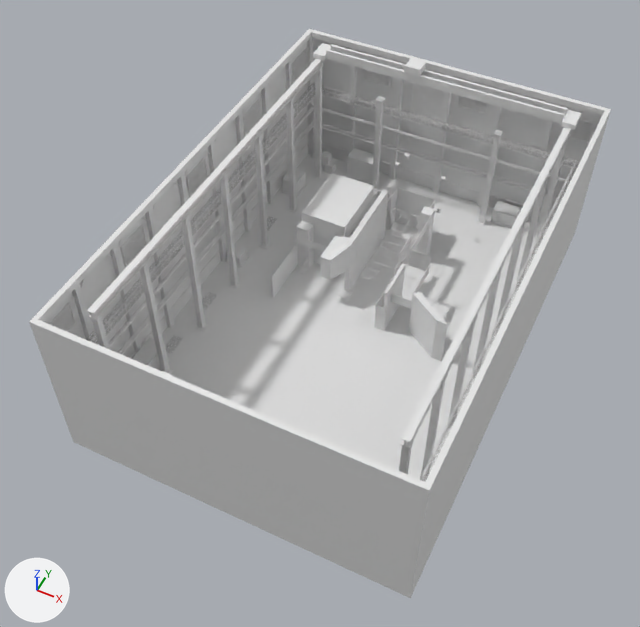
The FBX model Assets/Models/Map3Warehouse.fbx as it was, and as the next commit left it.
Before and after are seen from a 50 mm lens placed at (21.4, -49.0, 58.6), pointed at (-1.1, -3.9, 2.3). Lighting does not change. The marker at lower left points along +X, +Y and +Z. The first picture is the older version. Where no turn or scale is listed for an object, it has been applied to the vertices.

In view in the first picture: 'Env_Catwalk', 'Env_Columns', 'Env_Floor', 'Env_Machinery', 'Env_Pipes', 'Env_SteelFrame', 'Env_Walls', 'Map_Skirts', 'Walls' and 8 more.
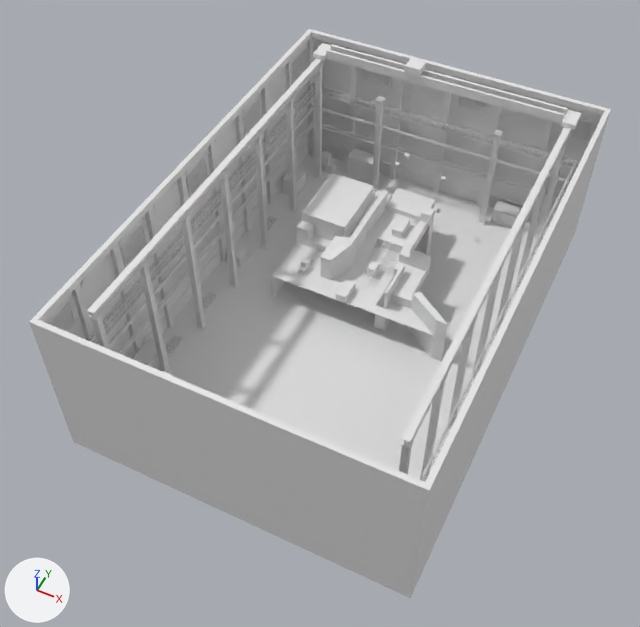
What differs and where, as boxes [x1, y1, x2, y2] in the pictures (640 x 627 px):
'I_Mid', added
    after: [272, 243, 433, 335]
'I_Spawn', added
    after: [368, 188, 434, 264]
'I_Smallparts', added
    after: [299, 191, 425, 301]
'Grates', added
    after: [363, 242, 397, 279]
'Support', added
    after: [367, 261, 379, 277]
'CrateSides', added
    after: [336, 285, 355, 303]

What changed in the scene script:
```text
Add me_mesh_31_005:
    me_mesh_31_005.from_pydata([(-1.5, 0.0, 0.75), (-1.5, 0.0, 0.0), (-0.5, 0.0, 0.0), (-0.5, 0.0, 0.75), (-0.5, 2.0, 0.0), (-0.5, 2.0, 0.75), (-1.5, 2.0, 0.0), (-1.5, 2.0, 0.75)], [], [(0, 1, 2), (0, 2, 3), (4, 5, 3), (4, 3, 2), (5, 4, 6), (5, 6, 7), (1, 0, 7), (1, 7, 6)])
    me_mesh_31_005.materials.append(mat_brick)  # its picture is missing
Add me_mesh_7_005:
    me_mesh_7_005.from_pydata(...)  # 56 vertices, 60 faces; spans x -6.75..5.0, y 0.0..13.5, z 0.0..1.75
    me_mesh_7_005.materials.append(mat_metal)  # its picture is missing
Add me_mesh_37_005:
    me_mesh_37_005.from_pydata(...)  # 12 vertices, 8 faces; spans x -0.25..2.0, y 2.75..8.0, z 1.0
    me_mesh_37_005.materials.append(mat_grate)
Add me_mesh_6_005:
    me_mesh_6_005.from_pydata(...)  # 28 vertices, 28 faces; spans x -2.0..3.0, y 6.0..15.0, z 0.0..2.0
    me_mesh_6_005.materials.append(mat_metal)  # its picture is missing
Add me_mesh_35_005:
    me_mesh_35_005.from_pydata(...)  # a box spanning x -0.25..0.5, y 4.0..5.0, z -3.0..1.0
    me_mesh_35_005.materials.append(mat_brick)  # its picture is missing
Add me_mesh_8_005:
    me_mesh_8_005.from_pydata(...)  # 36 vertices, 35 faces; spans x -8.0..8.0, y 0.0..8.0, z 0.0
    me_mesh_8_005.materials.append(mat_metal)  # its picture is missing
Add ob_cratesides:
    ob_cratesides = bpy.data.objects.new('CrateSides', me_mesh_31_005)
    ob_cratesides.location = (0.0, 0.0, 0.0)
Add ob_i_smallparts:
    ob_i_smallparts = bpy.data.objects.new('I_Smallparts', me_mesh_7_005)
    ob_i_smallparts.location = (0.0, 0.0, 0.0)
Add ob_grates:
    ob_grates = bpy.data.objects.new('Grates', me_mesh_37_005)
    ob_grates.location = (0.0, 0.0, 0.0)
Add ob_i_spawn:
    ob_i_spawn = bpy.data.objects.new('I_Spawn', me_mesh_6_005)
    ob_i_spawn.location = (0.0, 0.0, 0.0)
Add ob_support:
    ob_support = bpy.data.objects.new('Support', me_mesh_35_005)
    ob_support.location = (0.0, 0.0, 0.0)
Add ob_i_mid:
    ob_i_mid = bpy.data.objects.new('I_Mid', me_mesh_8_005)
    ob_i_mid.location = (0.0, 0.0, 0.0)
```
